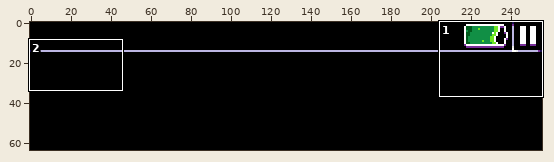
File history of a pixel-art file, framework/topbar.ase. The first picture is a wide view before the edit; the outline marks the close-up.
Close-up. The starting point:
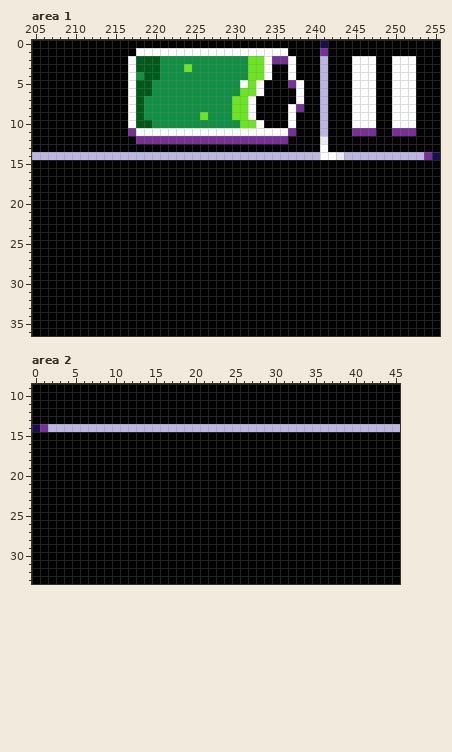
256x64 pixels, 1 frame. Shown: area 1: x 205..255, y 0..36; area 2: x 0..45, y 9..33. The commit also changed other parts of the picture, which this record leaves out.
After:
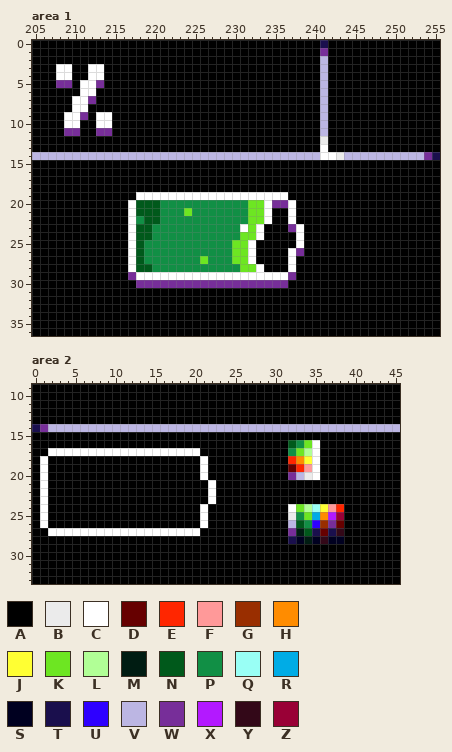
Palette (. is transparent): A #000000  B #ebebeb  C #ffffff  D #660000  E #ff2600  F #ff9999  G #992e00  H #ff8c00  J #ffff33  K #6de622  L #b1ff96  M #001c12  N #00591b  P #118f45  Q #99fff5  R #00ace6  S #000020  T #1a0f4d  U #2e00ff  V #bcb6e3  W #772e99  X #b319ff  Y #330818  Z #990036
Changes in this commit:
--- area 1, layer "Layer 2"
@@ x 205..255 @@
  0 AAAAAAAAAAAAAAAAAAAAAAAAAAAAAAAAAAAATAAAAAAAAAAAAAA
- 1 AAAAAAAAAAAAACCCCCCCCCCCCCCCCCCCAAAAWAAAAAAAAAAAAAA
- 2 AAAAAAAAAAAACNNNPPPPPPPPPPPKKCWWCAAAVAAACCCAACCCAAA
- 3 AAAAAAAAAAAACNNNPPPKPPPPPPPKKCAACAAAVAAACCCAACCCAAA
- 4 AAAAAAAAAAAACPNNPPPPPPPPPPPKKCAACAAAVAAACCCAACCCAAA
- 5 AAAAAAAAAAAACNNPPPPPPPPPPPCKCAAAWCAAVAAACCCAACCCAAA
- 6 AAAAAAAAAAAACNNPPPPPPPPPPPKKCAAAACAAVAAACCCAACCCAAA
- 7 AAAAAAAAAAAACNPPPPPPPPPPPKKCAAAAACAAVAAACCCAACCCAAA
- 8 AAAAAAAAAAAACNPPPPPPPPPPPKKCAAAACWAAVAAACCCAACCCAAA
- 9 AAAAAAAAAAAACNPPPPPPPKPPPKKCAAAACAAAVAAACCCAACCCAAA
-10 AAAAAAAAAAAACNNPPPPPPPPPPPKKCAAACAAAVAAACCCAACCCAAA
-11 AAAAAAAAAAAAWCCCCCCCCCCCCCCCCCCCWAAAVAAAWWWAAWWWAAA
-12 AAAAAAAAAAAAAWWWWWWWWWWWWWWWWWWWAAAABAAAAAAAAAAAAAA
+ 1 AAAAAAAAAAAAAAAAAAAAAAAAAAAAAAAAAAAAWAAAAAAAAAAAAAA
+ 2 AAAAAAAAAAAAAAAAAAAAAAAAAAAAAAAAAAAAVAAAAAAAAAAAAAA
+ 3 AAACCAACCAAAAAAAAAAAAAAAAAAAAAAAAAAAVAAAAAAAAAAAAAA
+ 4 AAACCAACCAAAAAAAAAAAAAAAAAAAAAAAAAAAVAAAAAAAAAAAAAA
+ 5 AAAWWACCWAAAAAAAAAAAAAAAAAAAAAAAAAAAVAAAAAAAAAAAAAA
+ 6 AAAAAACCAAAAAAAAAAAAAAAAAAAAAAAAAAAAVAAAAAAAAAAAAAA
+ 7 AAAAACCWAAAAAAAAAAAAAAAAAAAAAAAAAAAAVAAAAAAAAAAAAAA
+ 8 AAAAACCAAAAAAAAAAAAAAAAAAAAAAAAAAAAAVAAAAAAAAAAAAAA
+ 9 AAAACCWACCAAAAAAAAAAAAAAAAAAAAAAAAAAVAAAAAAAAAAAAAA
+10 AAAACCAACCAAAAAAAAAAAAAAAAAAAAAAAAAAVAAAAAAAAAAAAAA
+11 AAAAWWAAWWAAAAAAAAAAAAAAAAAAAAAAAAAAVAAAAAAAAAAAAAA
+12 AAAAAAAAAAAAAAAAAAAAAAAAAAAAAAAAAAAABAAAAAAAAAAAAAA
 13 AAAAAAAAAAAAAAAAAAAAAAAAAAAAAAAAAAAACAAAAAAAAAAAAAA
@@ x 215..240 @@
 18 AAAAAAAAAAAAAAAAAAAAAAAAAA
-19 AAAAAAAAAAAAAAAAAAAAAAAAAA
-20 AAAAAAAAAAAAAAAAAAAAAAAAAA
-21 AAAAAAAAAAAAAAAAAAAAAAAAAA
-22 AAAAAAAAAAAAAAAAAAAAAAAAAA
-23 AAAAAAAAAAAAAAAAAAAAAAAAAA
-24 AAAAAAAAAAAAAAAAAAAAAAAAAA
-25 AAAAAAAAAAAAAAAAAAAAAAAAAA
-26 AAAAAAAAAAAAAAAAAAAAAAAAAA
-27 AAAAAAAAAAAAAAAAAAAAAAAAAA
-28 AAAAAAAAAAAAAAAAAAAAAAAAAA
-29 AAAAAAAAAAAAAAAAAAAAAAAAAA
-30 AAAAAAAAAAAAAAAAAAAAAAAAAA
+19 AAACCCCCCCCCCCCCCCCCCCAAAA
+20 AACNNNPPPPPPPPPPPKKCWWCAAA
+21 AACNNNPPPKPPPPPPPKKCAACAAA
+22 AACPNNPPPPPPPPPPPKKCAACAAA
+23 AACNNPPPPPPPPPPPCKCAAAWCAA
+24 AACNNPPPPPPPPPPPKKCAAAACAA
+25 AACNPPPPPPPPPPPKKCAAAAACAA
+26 AACNPPPPPPPPPPPKKCAAAACWAA
+27 AACNPPPPPPPKPPPKKCAAAACAAA
+28 AACNNPPPPPPPPPPPKKCAAACAAA
+29 AAWCCCCCCCCCCCCCCCCCCCWAAA
+30 AAAWWWWWWWWWWWWWWWWWWWAAAA
 31 AAAAAAAAAAAAAAAAAAAAAAAAAA
--- area 2, layer "Layer 2"
@@ x 0..45 @@
 15 AAAAAAAAAAAAAAAAAAAAAAAAAAAAAAAAAAAAAAAAAAAAAA
-16 AAAAAAAAAAAAAAAAAAAAAAAAAAAAAAAAAAAAAAAAAAAAAA
-17 AAAAAAAAAAAAAAAAAAAAAAAAAAAAAAAAAAAAAAAAAAAAAA
-18 AAAAAAAAAAAAAAAAAAAAAAAAAAAAAAAAAAAAAAAAAAAAAA
-19 AAAAAAAAAAAAAAAAAAAAAAAAAAAAAAAAAAAAAAAAAAAAAA
-20 AAAAAAAAAAAAAAAAAAAAAAAAAAAAAAAAAAAAAAAAAAAAAA
-21 AAAAAAAAAAAAAAAAAAAAAAAAAAAAAAAAAAAAAAAAAAAAAA
-22 AAAAAAAAAAAAAAAAAAAAAAAAAAAAAAAAAAAAAAAAAAAAAA
-23 AAAAAAAAAAAAAAAAAAAAAAAAAAAAAAAAAAAAAAAAAAAAAA
-24 AAAAAAAAAAAAAAAAAAAAAAAAAAAAAAAAAAAAAAAAAAAAAA
-25 AAAAAAAAAAAAAAAAAAAAAAAAAAAAAAAAAAAAAAAAAAAAAA
-26 AAAAAAAAAAAAAAAAAAAAAAAAAAAAAAAAAAAAAAAAAAAAAA
-27 AAAAAAAAAAAAAAAAAAAAAAAAAAAAAAAAAAAAAAAAAAAAAA
-28 AAAAAAAAAAAAAAAAAAAAAAAAAAAAAAAAAAAAAAAAAAAAAA
+16 AAAAAAAAAAAAAAAAAAAAAAAAAAAAAAAANPKCAAAAAAAAAA
+17 AACCCCCCCCCCCCCCCCCCCAAAAAAAAAAAPKLCAAAAAAAAAA
+18 ACAAAAAAAAAAAAAAAAAAACAAAAAAAAAAEHJCAAAAAAAAAA
+19 ACAAAAAAAAAAAAAAAAAAACAAAAAAAAAADEFCAAAAAAAAAA
+20 ACAAAAAAAAAAAAAAAAAAACAAAAAAAAAAWVBCAAAAAAAAAA
+21 ACAAAAAAAAAAAAAAAAAAAACAAAAAAAAAAAAAAAAAAAAAAA
+22 ACAAAAAAAAAAAAAAAAAAAACAAAAAAAAAAAAAAAAAAAAAAA
+23 ACAAAAAAAAAAAAAAAAAAAACAAAAAAAAAAAAAAAAAAAAAAA
+24 ACAAAAAAAAAAAAAAAAAAACAAAAAAAAAACKLQJFEAAAAAAA
+25 ACAAAAAAAAAAAAAAAAAAACAAAAAAAAAABPKRHXZAAAAAAA
+26 ACAAAAAAAAAAAAAAAAAAACAAAAAAAAAAVNPUGWDAAAAAAA
+27 AACCCCCCCCCCCCCCCCCCCAAAAAAAAAAAWMNTDTYAAAAAAA
+28 AAAAAAAAAAAAAAAAAAAAAAAAAAAAAAAATSMSYSSAAAAAAA
 29 AAAAAAAAAAAAAAAAAAAAAAAAAAAAAAAAAAAAAAAAAAAAAA
